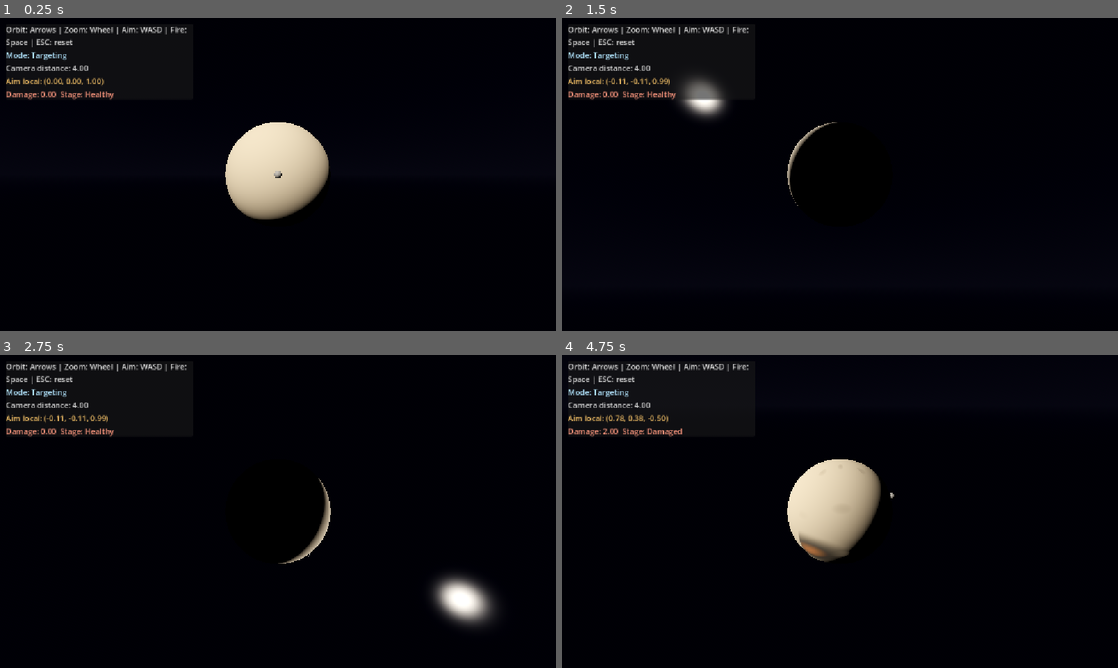
Above: before the commit, frames 1-4 (two rows, left to right).
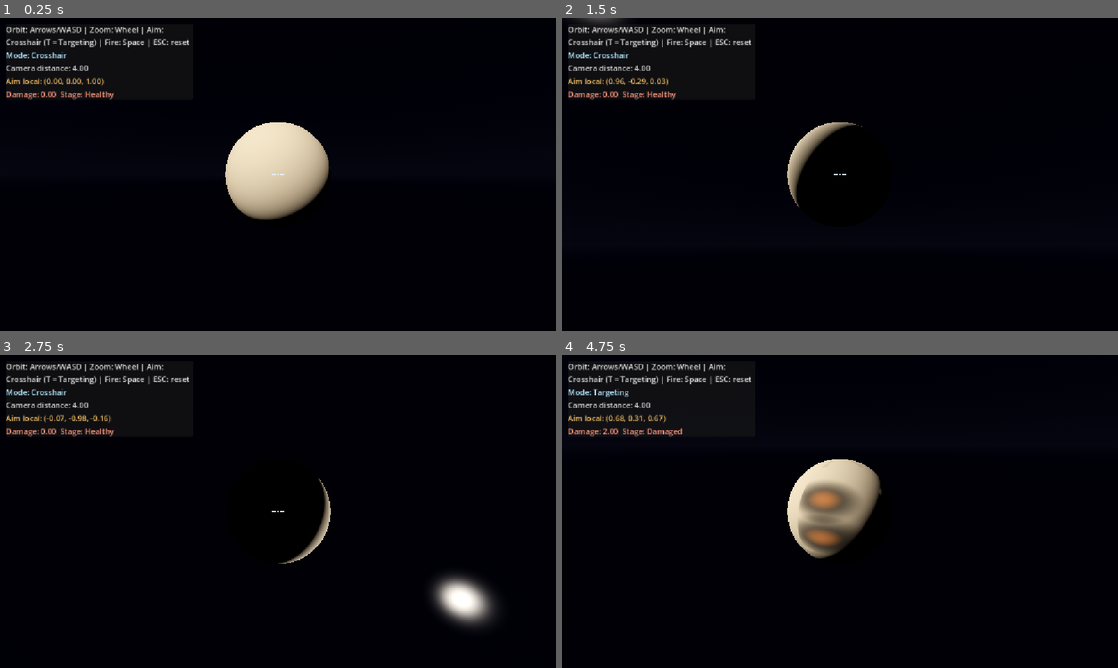
Above: after the commit, the same moments.

Repository: aquatticrose/planetary-destruction
Game: Godot game, scene res://scenes/main/Main.tscn
The game is run twice, just before and just after one commit, with the same random seed, the same clock (stepped at 60 frames per second) and the same inputs. Sound files missing from this copy of the repository are replaced by a short silence.
Inputs (mouse positions are in pixels of both pictures, inside the frame that each line leads up to):
- Up to frame 1 (0.25 s): no input
- Up to frame 2 (1.5 s): tap Enter at 0.5 s; move the mouse to (962, 158) at 0.52 s; hold Right (orbit_right) 0.53-1.28 s; tap S (aim_down) at 0.6 s; click (962, 158) at 0.67 s; tap A (aim_left) at 0.8, 1.35 s; move the mouse to (728, 190) at 1.27 s; hold Down (orbit_down) from 1.28 s (still down); click (728, 190) at 1.42 s
- Up to frame 3 (2.75 s): tap D (aim_right) at 1.55, 2.1 s; move the mouse to (333, 442) at 2.02 s; release Down (orbit_down) at 2.03 s; hold Right (orbit_right) from 2.03 s (still down); click (333, 442) at 2.17 s; tap W (aim_up) at 2.3 s
- Up to frame 4 (4.75 s): move the mouse to (812, 574) at 2.77 s; release Right (orbit_right) at 2.78 s; hold Up (orbit_up) 2.78-3.53 s; tap W (aim_up) at 2.85 s; click (812, 574) at 2.92 s; tap Space (fire) at 3.05 s; move the mouse to (1006, 558) at 3.52 s; hold Space (fire) 3.53-4.28 s; hold Left (orbit_left) from 3.53 s (still down); click (1006, 558) at 3.67 s; tap T (toggle_aim_mode, bound only after the commit) at 3.8, 4.35 s; tap Escape (ui_cancel) at 4.15 s; move the mouse to (673, 464) at 4.27 s; click (673, 464) at 4.42 s; tap S (aim_down) at 4.55 s

The runs differ from the first frame. In frame 1, 0.8% of the frame differs, in the area x 1-52%, y 2-52%; in frame 2, 2.7%; in frame 3, 0.9%; in frame 4, 3.3%, in the area x 1-60%, y 2-67%.

Commit message:
feat: dual aim modes - screen-centre crosshair and click-to-target (T)

Diff:
--- a/project.godot
+++ b/project.godot
@@ -86,6 +86,11 @@
 "events": [Object(InputEventKey,"resource_local_to_scene":false,"resource_name":"","device":-1,"window_id":0,"alt_press …(191 unchanged characters)…
 ]
 }
+toggle_aim_mode={
+"deadzone": 0.5,
+"events": [Object(InputEventKey,"resource_local_to_scene":false,"resource_name":"","device":-1,"window_id":0,"alt_pressed":false,"shift_pressed":false,"ctrl_pressed":false,"meta_pressed":false,"pressed":false,"keycode":0,"physical_keycode":84,"key_label":0,"unicode":116,"location":0,"echo":false,"script":null)
+]
+}
 
 [physics]
 
--- a/scenes/main/Main.tscn
+++ b/scenes/main/Main.tscn
@@ -15,6 +15,7 @@
 [ext_resource type="AudioStream" path="res://assets/audio/impact/impact.mp3" id="13_impact1"]
 [ext_resource type="AudioStream" path="res://assets/audio/impact/heavy-impact.mp3" id="14_impact2"]
 [ext_resource type="AudioStream" path="res://assets/audio/impact/deep-heavy-impact.mp3" id="15_impact3"]
+[ext_resource type="Script" path="res://scripts/ui/crosshair_ui.gd" id="16_crossui"]
 
 [sub_resource type="ProceduralSkyMaterial" id="ProceduralSkyMaterial_space"]
 sky_top_color = Color(0.02,0.02,0.04,1.0)
@@ -50,12 +51,14 @@
 [node name="Interaction" type="Node3D" parent="."]
 script = ExtResource("6_coordinator")
 aim_path = NodePath("../Aim")
+camera_path = NodePath("../Camera")
+crosshair_ui_path = NodePath("../UI/Crosshair")
 
 [node name="Aim" type="Node3D" parent="."]
 script = ExtResource("5_aim")
 planet_path = NodePath("../Planet")
 camera_path = NodePath("../Camera")
-crosshair_path = NodePath("../Planet/Crosshair")
+crosshair_path = NodePath("../Planet/TargetMarker")
 
 [node name="Firing" type="Node3D" parent="."]
 script = ExtResource("7_firing")
@@ -82,6 +85,15 @@
 
 [node name="UI" type="CanvasLayer" parent="."]
 
+[node name="Crosshair" type="Control" parent="UI"]
+anchors_preset = 15
+anchor_right = 1.0
+anchor_bottom = 1.0
+grow_horizontal = 2
+grow_vertical = 2
+mouse_filter = 2
+script = ExtResource("16_crossui")
+
 [node name="Overlay" type="Control" parent="UI"]
 anchors_preset = 15
 anchor_right = 1.0
@@ -106,7 +118,7 @@
 [node name="VBox" type="VBoxContainer" parent="UI/Overlay/Panel"]
 
 [node name="HintLabel" type="Label" parent="UI/Overlay/Panel/VBox"]
-text = "Orbit: Arrows | Zoom: Wheel | Aim: WASD | Fire: Space | ESC: reset"
+text = "Orbit: Arrows/WASD | Zoom: Wheel | Aim: Crosshair (T = Targeting) | Fire: Space | ESC: reset"
 autowrap_mode = 2
 modulate = Color(0.85,0.85,0.85,1.0)
 
--- a/scenes/planet/planet.tscn
+++ b/scenes/planet/planet.tscn
@@ -45,6 +45,7 @@
 [node name="Shape" type="CollisionShape3D" parent="Collider"]
 shape = SubResource("SphereShape3D_collider")
 
-[node name="Crosshair" type="MeshInstance3D" parent="."]
+[node name="TargetMarker" type="MeshInstance3D" parent="."]
+visible = false
 mesh = SubResource("SphereMesh_marker")
 surface_material_override = SubResource("StandardMaterial3D_marker")
--- a/scripts/core/aim_controller.gd
+++ b/scripts/core/aim_controller.gd
@@ -1,23 +1,31 @@
 extends Node3D
-## Phase 3 revision: keyboard aiming instead of click-to-target.
-## WASD continuously slides the crosshair over the planet surface, relative to
-## the camera. The crosshair mesh lives inside the planet scene and always shows
-## where the next shot will hit. This node owns ONLY aim state: it never fires
-## and never touches the damage system.
+## Aim controller — the single owner of "where is the player aiming".
+## Two modes, routed by InteractionCoordinator (interaction_mode.gd):
+##  - CROSSHAIR (default): a fixed crosshair sits at the screen centre; every
+##    frame a ray is cast from the camera through the screen centre onto the
+##    planet and the 3D marker moves to that hit point. Aiming = orbiting.
+##  - TARGETING (Phase 2/3): LMB on the planet places the marker, WASD slides
+##    it over the globe (camera-relative), ESC resets it.
+## This node owns ONLY aim state: it never fires and never touches damage.
+
+const InteractionMode := preload("res://scripts/core/interaction_mode.gd")
 
 @export var planet_path : NodePath
 @export var camera_path : NodePath
-## Crosshair mesh inside the planet scene (planet-local space).
+## 3D marker mesh (planet-local space): crosshair point in CROSSHAIR mode,
+## player-placed target in TARGETING mode.
 @export var crosshair_path : NodePath
-## Angular speed of the crosshair over the globe (radians/second).
+## Angular speed of the marker over the globe in TARGETING mode (rad/s).
 @export var aim_speed : float = 1.6
-## Keeps the crosshair slightly above the surface so it never z-fights.
+## Keeps the marker slightly above the surface so it never z-fights.
 @export var surface_offset : float = 1.02
 
 var _planet : Node3D
 var _camera : Camera3D
 var _crosshair : Node3D
-## Unit aim direction from the planet centre, in planet-local space.
+var _mode : int = InteractionMode.DEFAULT_MODE
+## Unit aim direction from the planet centre, in planet-local space
+## (TARGETING mode only; CROSSHAIR derives its point from a raycast).
 var _aim_local : Vector3 = Vector3.FORWARD
 
 
@@ -30,14 +38,47 @@
 	call_deferred("reset_aim")
 
 
-func _process(delta : float) -> void:
-	var move := Input.get_vector("aim_left", "aim_right", "aim_up", "aim_down")
-	if move != Vector2.ZERO:
-		_move_aim(move, delta)
-	_update_crosshair()
+func _process(_delta : float) -> void:
+	match _mode:
+		InteractionMode.Mode.CROSSHAIR:
+			_crosshair_raycast()
+		InteractionMode.Mode.TARGETING:
+			var move := Input.get_vector("aim_left", "aim_right", "aim_up", "aim_down")
+			if move != Vector2.ZERO:
+				_move_aim(move, _delta)
+	_update_crosshair_visual()
 
 
-## WASD (via aim_* actions) rotates the aim direction over the sphere, using
+## Called by the interaction coordinator when the mode changes.
+func set_mode(mode : int) -> void:
+	_mode = mode
+	if mode == InteractionMode.Mode.CROSSHAIR:
+		reset_aim()
+
+
+## CROSSHAIR mode: cast from the camera through the exact screen centre and
+## place the marker at the first planet hit. Missing the planet keeps the last
+## valid point (the crosshair simply sits over space).
+func _crosshair_raycast() -> void:
+	if _planet == null or _camera == null:
+		return
+	var from := _camera.global_position
+	var to := _camera.project_ray_normal(_camera.get_viewport().get_visible_rect().size * 0.5) * 100.0 + from
+	var space := _camera.get_world_3d().direct_space_state
+	var query := PhysicsRayQueryParameters3D.create(from, to)
+	var hit := space.intersect_ray(query)
+	if hit.is_empty():
+		return
+	var collider : Object = hit.get("collider")
+	if collider == null or not _planet.is_ancestor_of(collider):
+		return
+	var world_point : Vector3 = hit.get("position")
+	# Store the hit as the aim direction so firing targets THIS point.
+	_aim_local = (world_point - _planet.global_position).normalized()
+	_update_crosshair_visual(world_point)
+
+
+## TARGETING mode: WASD rotates the aim direction over the sphere, using
 ## camera-relative tangent axes so "right" always means screen-right.
 func _move_aim(move : Vector2, delta : float) -> void:
 	if _planet == null or _camera == null:
@@ -65,15 +106,20 @@
 		_aim_local = (_planet.global_transform.basis.inverse() * rotated).normalized()
 
 
+## Public: unit aim direction from the planet centre, in world space.
 func _world_aim_dir() -> Vector3:
 	return (_planet.global_transform.basis * _aim_local).normalized()
 
 
-func _update_crosshair() -> void:
+## Places the marker at a world surface point, lifted a hair along the normal
+## so it never z-fights with the planet. Defaults to the current aim.
+func _update_crosshair_visual(world_point : Vector3 = Vector3.INF) -> void:
 	if _crosshair == null or _planet == null:
 		return
-	var radius := float(_planet.get("radius"))
-	_crosshair.position = _aim_local * radius * surface_offset
+	if world_point == Vector3.INF:
+		world_point = get_aim_world()
+	var normal := (world_point - _planet.global_position).normalized()
+	_crosshair.global_position = world_point + normal * 0.02
 
 
 ## Public: world-space point the next shot would be aimed at.
@@ -89,6 +135,11 @@
 	return _world_aim_dir()
 
 
+## Public: current aim point in planet-local space (unit radius direction).
+func get_aim_local() -> Vector3:
+	return _aim_local
+
+
 ## Public: re-centre the aim on the surface point closest to the camera.
 func reset_aim() -> void:
 	if _planet == null or _camera == null:
@@ -100,4 +151,4 @@
 		_aim_local = Vector3.FORWARD
 		return
 	_aim_local = (_planet.global_transform.basis.inverse() * dir).normalized()
-	_update_crosshair()
+	_update_crosshair_visual()
--- a/scripts/core/interaction_coordinator.gd
+++ b/scripts/core/interaction_coordinator.gd
@@ -1,37 +1,67 @@
 extends Node3D
-## Minimal interaction coordinator (Phase 3 revision).
-## Owns the current InteractionMode and the ESC reset. Per-click routing is gone:
-## aiming (WASD) and firing (Space) are always-on, keyboard-driven behaviours
-## owned by AimController and FiringController. The mode enum is kept small and
-## available so future modal interactions have a place to live.
+## Minimal interaction coordinator.
+## Owns the current InteractionMode and routes the one genuinely modal thing:
+## which aim system is active and what WASD means.
+##  - CROSSHAIR (default): fixed crosshair at screen centre; WASD orbits the
+##    camera to aim; Space fires along the view direction.
+##  - TARGETING (Phase 2/3): LMB places the target marker, WASD slides it,
+##    Space fires at it.
+## T toggles between the modes; ESC resets to the default mode.
 
 const InteractionMode := preload("res://scripts/core/interaction_mode.gd")
 
 signal mode_changed(new_mode : int)
 
-## Aim controller to reset when the player presses ESC.
 @export var aim_path : NodePath
+## Camera gets WASD orbit only in CROSSHAIR mode (there, aiming = orbiting).
+@export var camera_path : NodePath
+## Screen-centre crosshair UI, visible only in CROSSHAIR mode.
+@export var crosshair_ui_path : NodePath
 
 var current_mode : int = InteractionMode.DEFAULT_MODE
 
 
 func _ready() -> void:
-	mode_changed.emit(current_mode)
+	_apply_mode(current_mode)
 
 
 func _unhandled_input(event : InputEvent) -> void:
-	if event.is_action_pressed("ui_cancel"):
+	if event.is_action_pressed("toggle_aim_mode"):
+		if current_mode == InteractionMode.Mode.CROSSHAIR:
+			set_mode(InteractionMode.Mode.TARGETING)
+		else:
+			set_mode(InteractionMode.Mode.CROSSHAIR)
+	elif event.is_action_pressed("ui_cancel"):
 		reset_interaction()
 
 
-## ESC: cancel the current action, re-centre the aim and return to the default mode.
+func set_mode(mode : int) -> void:
+	if mode == current_mode:
+		return
+	current_mode = mode
+	_apply_mode(mode)
+
+
+## Applies the modal side effects: camera WASD orbit flag and crosshair UI
+## visibility. The aim controller polls the mode itself each frame.
+func _apply_mode(mode : int) -> void:
+	var camera := get_node_or_null(camera_path)
+	if camera != null:
+		camera.set("wasd_enabled", mode == InteractionMode.Mode.CROSSHAIR)
+	var crosshair_ui := get_node_or_null(crosshair_ui_path)
+	if crosshair_ui != null:
+		crosshair_ui.set("visible", mode == InteractionMode.Mode.CROSSHAIR)
+	mode_changed.emit(mode)
+
+
+## ESC: cancel the current action, re-centre the aim and return to the default.
 func reset_interaction() -> void:
 	current_mode = InteractionMode.DEFAULT_MODE
 	var aim := get_node_or_null(aim_path)
 	if aim != null and aim.has_method("reset_aim"):
 		aim.reset_aim()
-	mode_changed.emit(current_mode)
-	DebugLog.info("Interaction reset (mode Targeting)")
+	_apply_mode(current_mode)
+	DebugLog.info("Interaction reset (mode Crosshair)")
 
 
 func get_mode() -> int:
--- a/scripts/core/interaction_mode.gd
+++ b/scripts/core/interaction_mode.gd
@@ -1,5 +1,6 @@
-## Shared, typed interaction modes used to route input intent.
-## Kept tiny and dependency-free; consumed via preload by the coordinator, targeting and firing.
-enum Mode { ORBIT, TARGETING, FIRING }
+## Shared, typed interaction modes used to route aim intent.
+## Kept tiny and dependency-free; consumed via preload by the coordinator,
+## aim controller and tests.
+enum Mode { CROSSHAIR, TARGETING }
 
-const DEFAULT_MODE := Mode.TARGETING
+const DEFAULT_MODE := Mode.CROSSHAIR
--- a/scripts/core/planet_camera_controller.gd
+++ b/scripts/core/planet_camera_controller.gd
@@ -34,9 +34,17 @@
 	_update_camera()
 
 
+## When true (CROSSHAIR aim mode), WASD also orbits the camera, so aiming and
+## viewing are one action: the screen-centre crosshair always shows the aim.
+## Toggled by the interaction coordinator; arrows always orbit.
+var wasd_enabled : bool = false
+
 func _process(delta : float) -> void:
 	var horizontal := Input.get_axis("orbit_left", "orbit_right")
 	var vertical := Input.get_axis("orbit_down", "orbit_up")
+	if wasd_enabled:
+		horizontal += Input.get_axis("aim_left", "aim_right")
+		vertical += Input.get_axis("aim_up", "aim_down")
 	yaw += horizontal * orbital_speed * delta
 	pitch += vertical * orbital_speed * delta
 	pitch = clampf(pitch, deg_to_rad(min_pitch_deg), deg_to_rad(max_pitch_deg))
--- /dev/null
+++ b/scripts/ui/crosshair_ui.gd
@@ -0,0 +1,17 @@
+extends Control
+## Fixed screen-centre crosshair, drawn with plain lines (no texture asset).
+## Visible only in CROSSHAIR aim mode; the interaction coordinator toggles it.
+## It is pure presentation: it owns no aim state and reads nothing.
+
+@export var cross_color : Color = Color(0.9, 0.95, 1.0, 0.9)
+@export var arm_length : float = 9.0
+@export var gap : float = 4.0
+
+
+func _draw() -> void:
+	var c := size * 0.5
+	draw_line(c + Vector2(-gap - arm_length, 0), c + Vector2(-gap, 0), cross_color, 2.0)
+	draw_line(c + Vector2(gap, 0), c + Vector2(gap + arm_length, 0), cross_color, 2.0)
+	draw_line(c + Vector2(0, -gap - arm_length), c + Vector2(0, -gap), cross_color, 2.0)
+	draw_line(c + Vector2(0, gap), c + Vector2(0, gap + arm_length), cross_color, 2.0)
+	draw_circle(c, 1.5, cross_color)
--- a/scripts/ui/overlay.gd
+++ b/scripts/ui/overlay.gd
@@ -9,7 +9,7 @@
 @export var coordinator_path : NodePath
 @export var damage_path : NodePath
 
-const MODE_NAMES : Array[String] = ["Orbit", "Targeting", "Firing"]
+const MODE_NAMES : Array[String] = ["Crosshair", "Targeting"]
 const STAGE_NAMES : Array[String] = ["Healthy", "Damaged", "Cracked", "Critical"]
 
 @onready var _mode_label : Label = %ModeLabel
Not shown: 1 places in scenes/main/Main.tscn that only renumber resources
Not shown, added: scripts/core/aim_controller.gd.uid
